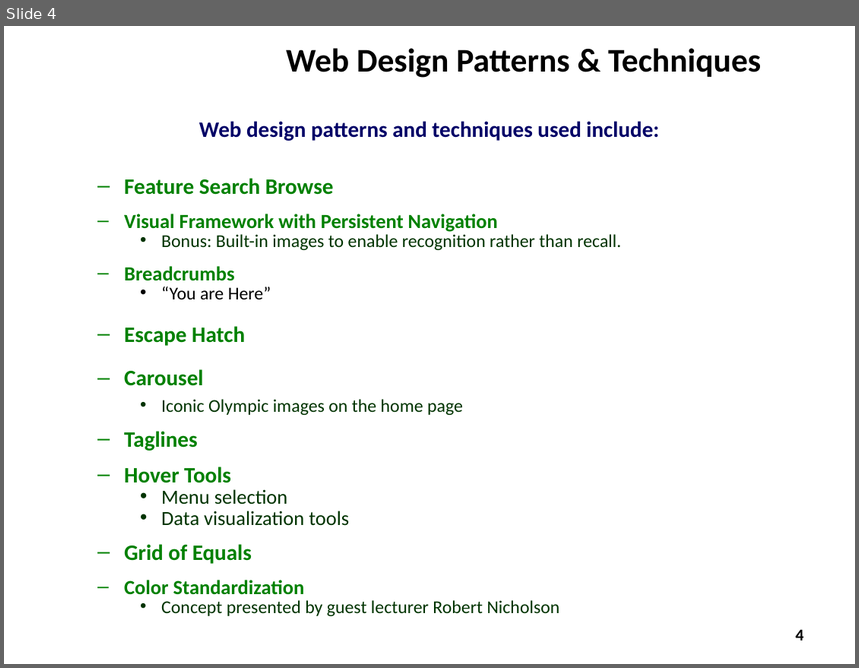
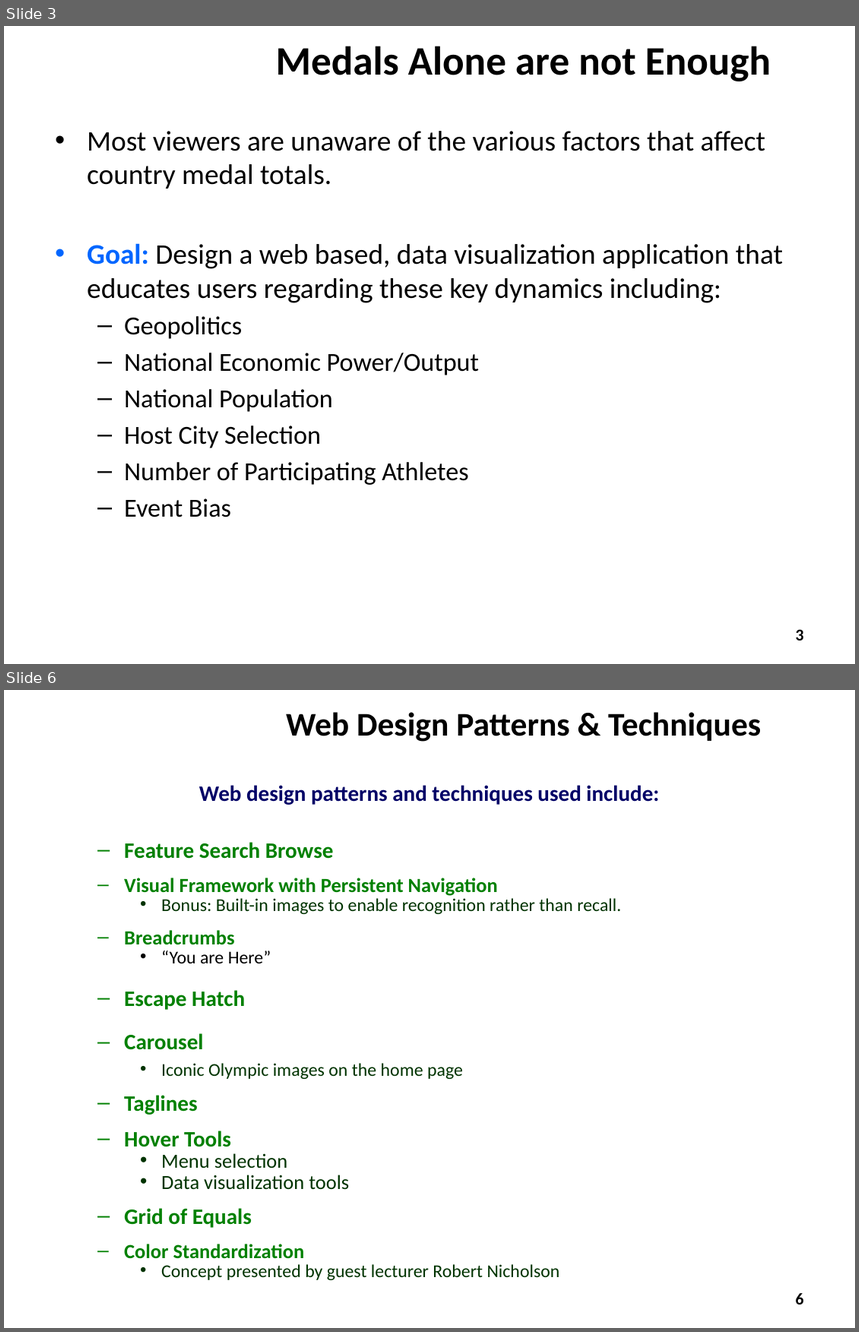
Before and after one commit to ZaydH/CS235, a slide deck: Final_Project/Presentation/CS235 - Team Thundercats - Final Project Presentation.pptx. Shown one above the other, each under a label of ours: slide 4 before the commit, slides 3 and 6 after it; the slides between them are not shown. The pictures are 859x668 and 859x1332 pixels, drawn with LibreOffice and Linux fonts; fonts in the diff are those of the drawing; background and template pictures are left out. Boxes give left, top, right and bottom in pixels: in the first picture for what was removed or moved away, otherwise in the second. Text is boxed around its words. In the diff, an @@ line names an element or a change of style, - is before the commit and + after.

```diff
--- a/Final_Project/Presentation/CS235 - Team Thundercats - Final Project Presentation.pptx
+++ b/Final_Project/Presentation/CS235 - Team Thundercats - Final Project Presentation.pptx
@@ slide 3 added at (4,26,855,664), background #FFFFFF @@
@@ title added at (276,46,771,81), 34.2 pt, text #000000, bold @@
+Medals Alone are not Enough
@@ text added at (87,131,783,518), 24 pt, text #000000 @@
+• Most viewers are unaware of the various factors that affect country medal totals.
+• Goal: Design a web based, data visualization application that educates users regarding these key dynamics including:
+  – Geopolitics
+  – National Economic Power/Output
+  – National Population
+  – Host City Selection
+  – Number of Participating Athletes
+  – Event Bias
@@ page number added at (796,629,804,641), 14 pt, text #000000 @@
+3
@@ what was slide 4 is now slide 6 @@
@@ page number at (796,1293,804,1305): text changed @@
-4
+6
```
Also in this commit, not shown: 1 slide changed, 3 other slides added, 2 slides removed, 1 other file.
